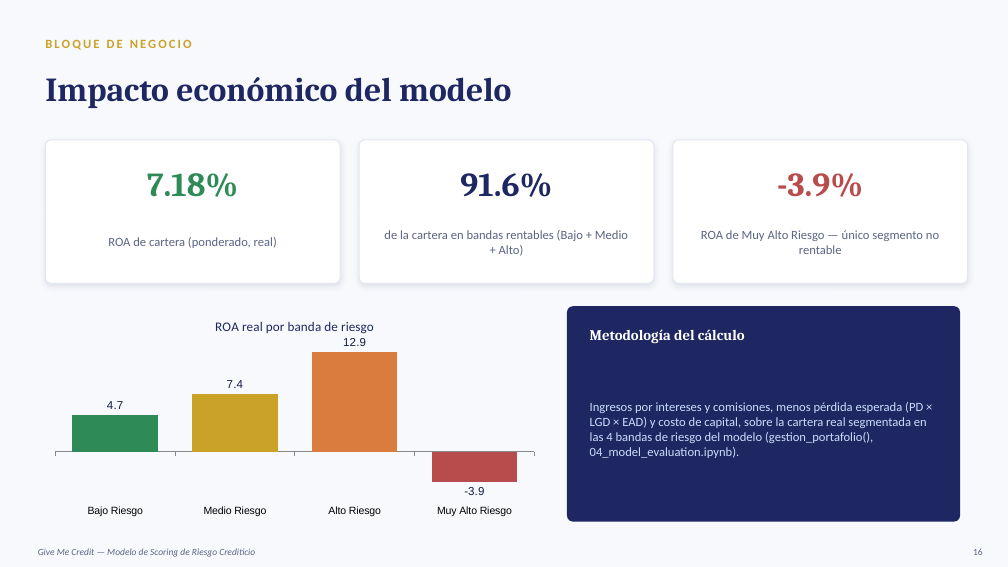
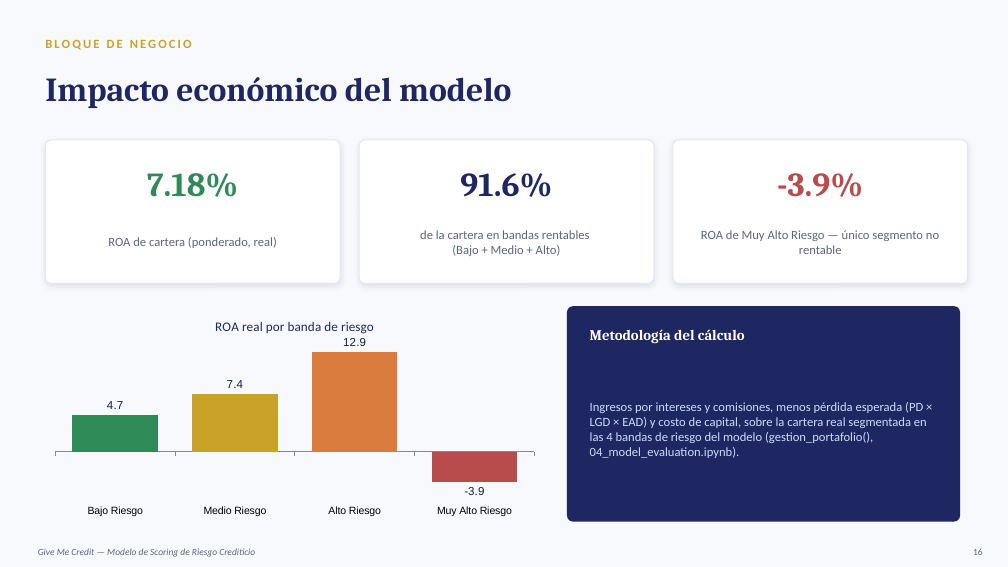
Before and after one commit to davidrodriguez2712/proyecto-riesgo-credito, a slide deck: slide 16 of presentacion/Resumen_Presentacion.pptx. Drawn at 1008x567 pixels with LibreOffice and Linux fonts; fonts in the diff are those of the drawing. Boxes give left, top, right and bottom in pixels: in the first picture for what was removed or moved away, otherwise in the second. Text is boxed around its words. In the diff, an @@ line names an element or a change of style, - is before the commit and + after.

```diff
--- a/presentacion/Resumen_Presentacion.pptx
+++ b/presentacion/Resumen_Presentacion.pptx
@@ text at (x1=420, y1=230, x2=590, y2=256): text changed @@
-de la cartera en bandas rentables (Bajo + Medio + Alto)
+de la cartera en bandas rentables
+(Bajo + Medio + Alto)
```
Also in this commit, not shown: 8 other slides changed, 1 slide removed, 9 other files.
